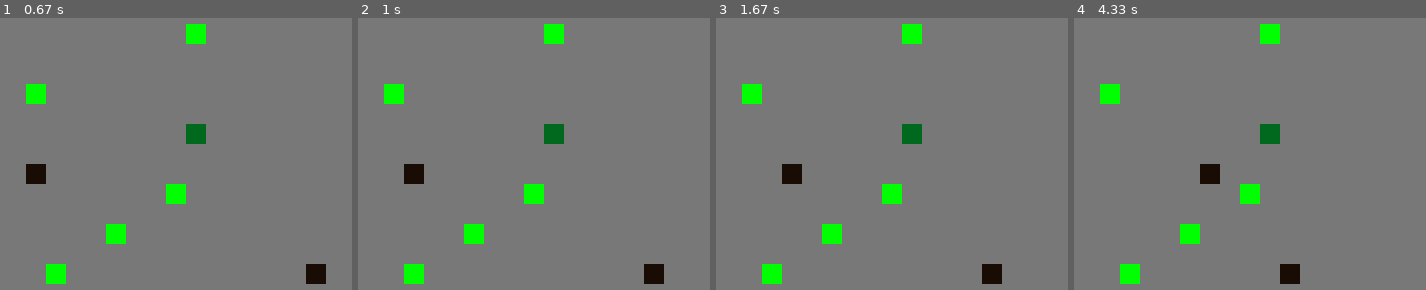
Above: before the commit, frames 1-4 (left to right).
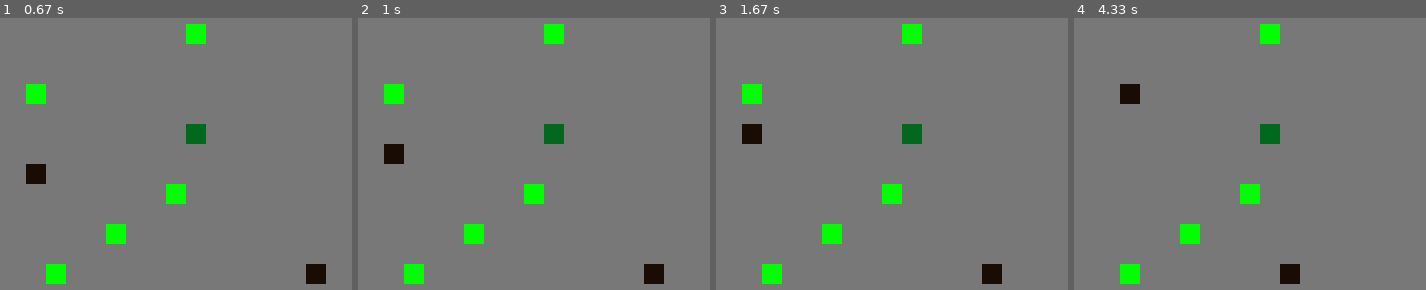
Above: after the commit, the same moments.

Repository: bobeta-c/Personal
Game: pygame game, started from beanthing.py
Two runs of this game, one before a commit and one after it. Both use one fixed random seed, a clock stepped at 60 frames per second and the inputs below.
Inputs (mouse positions are in pixels of both pictures, inside the frame that each line leads up to):
- Up to frame 1 (0.67 s): click (186, 124) at 0.38 s
- Up to frame 2 (1 s): click (544, 151) at 0.83 s
- Up to frame 3 (1.67 s): move the mouse to (779, 64) at 1.13 s; click (779, 64) at 1.42 s
- Up to frame 4 (4.33 s): move the mouse to (1404, 265) at 1.83 s; click (1404, 265) at 2.18 s; move the mouse to (outside the picture) at 2.67 s; click (outside the picture) at 3.07 s; move the mouse to (1239, 227) at 3.6 s; click (1239, 227) at 4.05 s

Frame 1 is identical in both runs. In frame 2, 0.8% of the frame differs, in the area x 7-19%, y 46-62%; in frame 3, 0.8%; in frame 4, 1.3%, in the area x 7-42%, y 24-62%.

Commit message:
starting over

Diff:
--- /dev/null
+++ b/NewProject.py
@@ -0,0 +1,41 @@
+from unicodedata import name
+
+
+class organism:
+    def __init__(self, name = 'NaN', dimensions = (1,1,1), parents = (None, None), position = [0,0], data = {}):
+            self.name = name
+            self.dimensions = dimensions
+            self.parents = parents
+            self.position = position
+            self.data = data
+    def getName(self):
+        return name
+    def getPos(self):
+        return self.position[:]
+    def move(self, newPosition):
+        self.position = newPosition
+
+class tileInfo:
+    def __init__(self, **args):
+        self.baseData = {}
+        if args:
+            self.baseData = args
+        else:
+            self.baseData['animals'] = []
+            self.baseData['plants'] = []
+            self.baseData['buildings'] = []
+    def setColor(self, key, color):
+        pass
+    def cpData(self):
+        return self.baseData
+
+
+class world:
+    def __init__(self, name = 'NaN', dimensions = (10,10), data = tileInfo()):
+        self.name = name
+        self.dimensions = dimensions
+        self.plot = {}
+        self.data = data
+        for x in self.dimensions[0]:
+            for y in self.dimensions[1]:
+                self.plot[(x,y)] = self.data.cpData()
--- a/beanthing.py
+++ b/beanthing.py
@@ -236,9 +236,10 @@
                 beansUsed.append(beans[x])
         self.updateLocs(bean.aliveInstances)
     def moveBean(self, beanUsed, newPos):
-        beanUsed.posX = newPos[0]
-        beanUsed.posY = newPos[1]
-        self.updateLocs([beanUsed])
+        if newPos in self.plot:
+            beanUsed.posX = newPos[0]
+            beanUsed.posY = newPos[1]
+            self.updateLocs([beanUsed])
     def updateLocs(self, beans):
         for x in beans:
             if not x in self.plot[(x.posX, x.posY)][1]:
@@ -254,33 +255,12 @@
 
 
 def mainFunc():
-    A = hungry_bean('a', 3, 1, 1)
-    B = hungry_bean('b', 2.6, 1, 1)
-
-    for x in range(11):
-        bean.reproduce(A, B)
-    #a = field('a', 10, 10)
-    #a.randomPopulation(.2)
-    #a.beanPopulate(bean.getBeans())
-
-    #print(a)
-    #print(A.getX(), A.getY())
-    #print(A.pathFind(a))
-
-    C = hungry_bean('c', 1, 1, 1)
-    c = field('c', 20, 20)
-    c.randomPopulation(.002)
-    c.beanPopulate([C])
-    print(C.getPos())
-    while C.nextSquare(c, hungry_bean.pathFind) != C.getPos():
-        print(c)
-        print(C.getPos())
-        c.moveBean(C, C.nextSquare(c, hungry_bean.pathFind))
-    #print(c)
+    pass
 
 def animation():
     pygame.init()
-    logo = pygame.image.load("logo32x32.png")
+    filePath = "/home/smash/Documents/git_repos/private/logo32x32.png"
+    logo = pygame.image.load(filePath)
     image = logo
 
     pygame.display.set_icon(logo)
@@ -291,8 +271,8 @@
     screen.fill((0,120,255))
     screen.blit(image, (240-32,180-32))
 
-    C = bozo_bean('c', 1, 1, 1, stomach=1)
-    A = bozo_bean('a', 1, 1, 1, stomach=1)
+    C = hungry_bean('c', 1, 1, 1, stomach=1)
+    A = hungry_bean('a', 1, 1, 1, stomach=1)
     c = field('c', 20, 20)
     c.randomPopulation(.01)
     c.controlledHouse([(10,10)])
--- a/test.py
+++ b/test.py
@@ -25,10 +25,11 @@
                 sys.exit()
 
 
+def avg(*args):
+    for x in args:
+        print(x)
+
 if __name__ == "__main__":
 
-    b = int(1)
-
-    a = type(b)(2)
-    print(type(a))
-    main()
+    print(bool({}))
+    #main()
